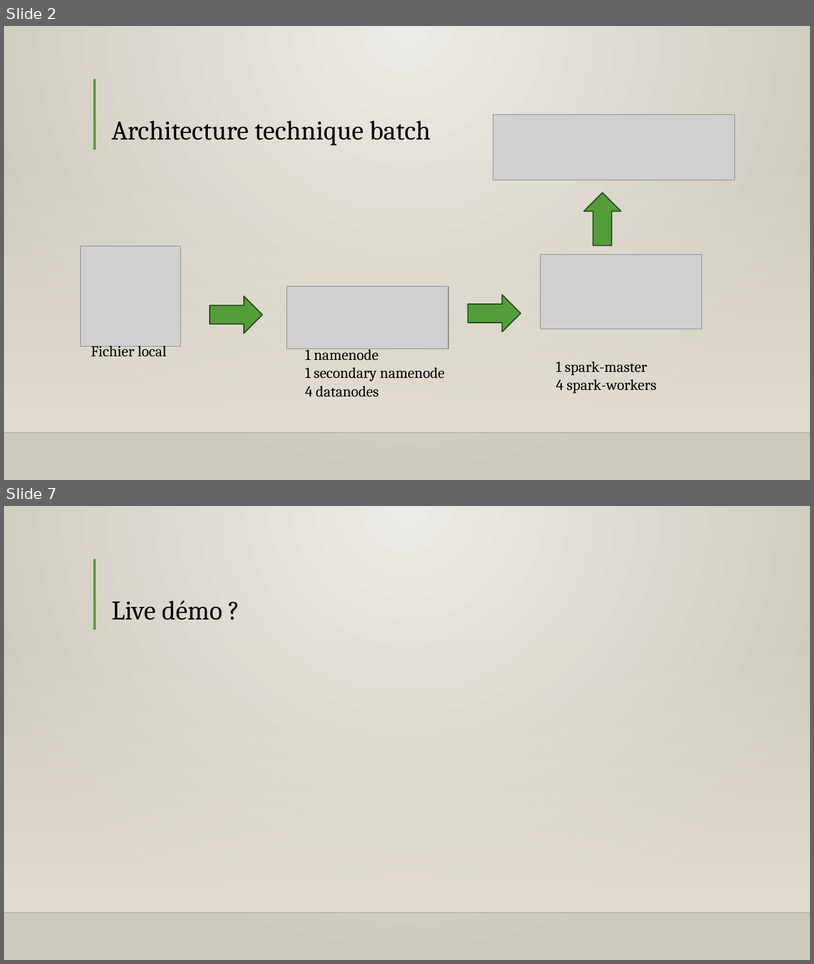
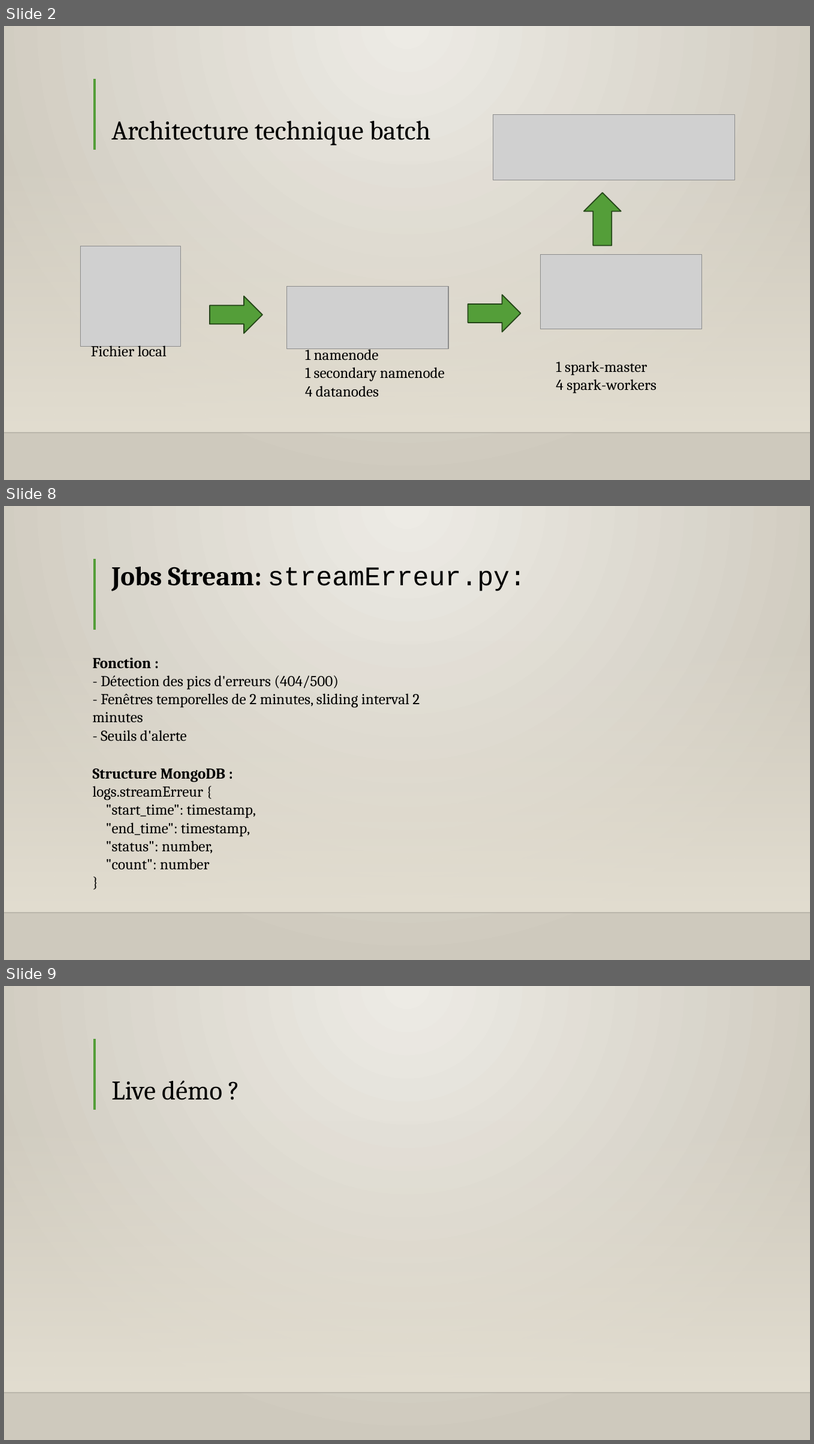
Before and after one commit to Lore9820/projet_architecture_distribue, a slide deck: presentation_projet_clement_lore.pptx. Shown one above the other, each under a label of ours: slides 2 and 7 before the commit, slides 2, 8 and 9 after it; the slides between them are not shown. The pictures are 814x964 and 814x1444 pixels, drawn with LibreOffice and Linux fonts; fonts in the diff are those of the drawing; grey boxes stand for pictures; background and template pictures are left out. Boxes give left, top, right and bottom in pixels: in the first picture for what was removed or moved away, otherwise in the second. Text is boxed around its words. In the diff, an @@ line names an element or a change of style, - is before the commit and + after.

```diff
--- a/presentation_projet_clement_lore.pptx
+++ b/presentation_projet_clement_lore.pptx
@@ slide 8 added at (x1=4, y1=506, x2=810, y2=960), background gradient #EEECE6 to #CEC9BE; not listed: 3 template elements that a slide beside it also shows @@
@@ title added at (x1=111, y1=567, x2=526, y2=591), 32 pt, text #000000 @@
+Jobs Stream: streamErreur.py:
@@ text added at (x1=93, y1=657, x2=420, y2=741), 18 pt, text #000000 @@
+Fonction :
+- Détection des pics d'erreurs (404/500)
+- Fenêtres temporelles de 2 minutes, sliding interval 2 minutes
+- Seuils d'alerte
@@ text added at (x1=93, y1=768, x2=256, y2=870), 18 pt, text #000000 @@
+Structure MongoDB :
+logs.streamErreur {
+"start_time": timestamp,
+"end_time": timestamp,
+"status": number,
+"count": number
+}
@@ what was slide 7 is now slide 9 @@
```
Also in this commit, not shown: 2 slides changed, 3 other slides added, 2 slides removed.
